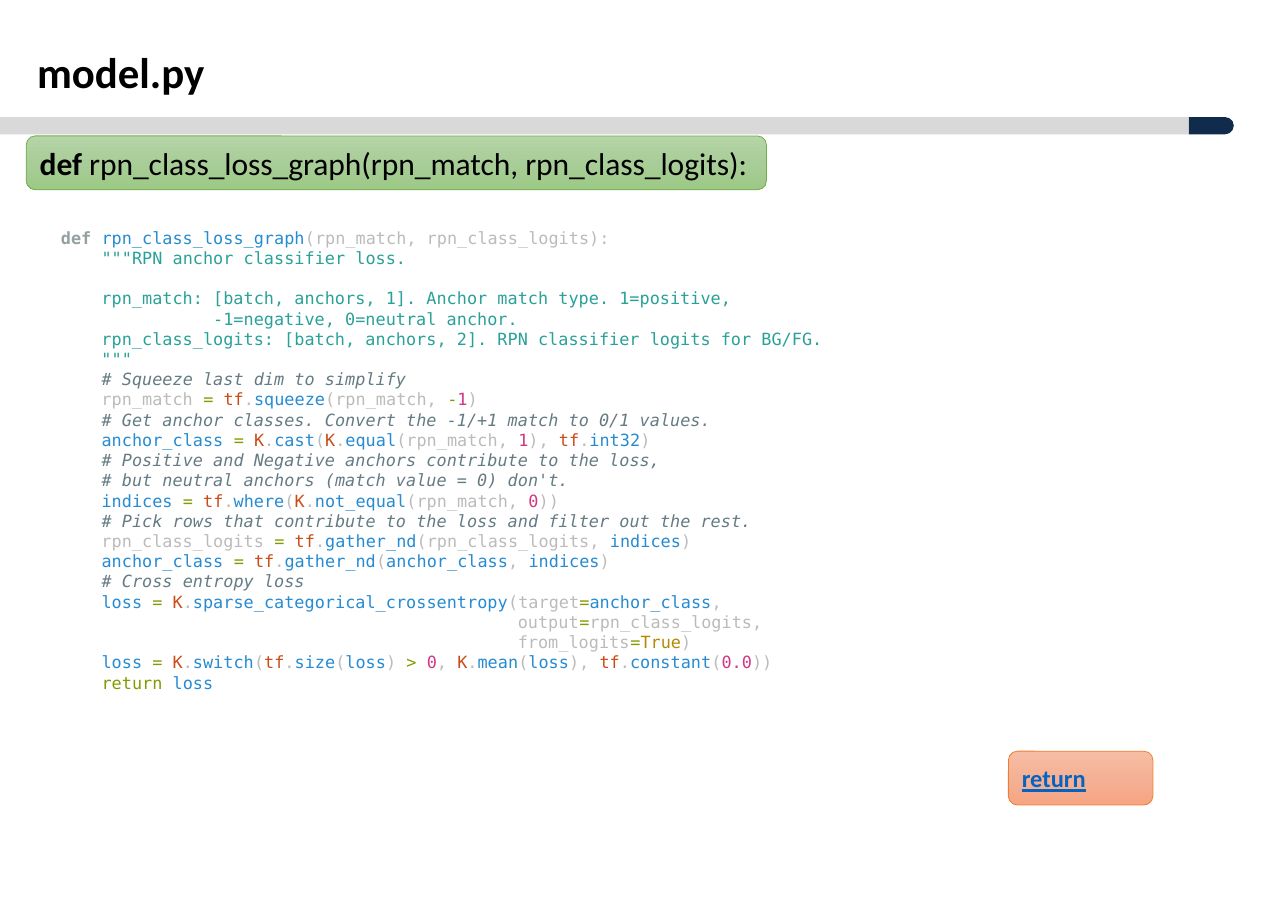
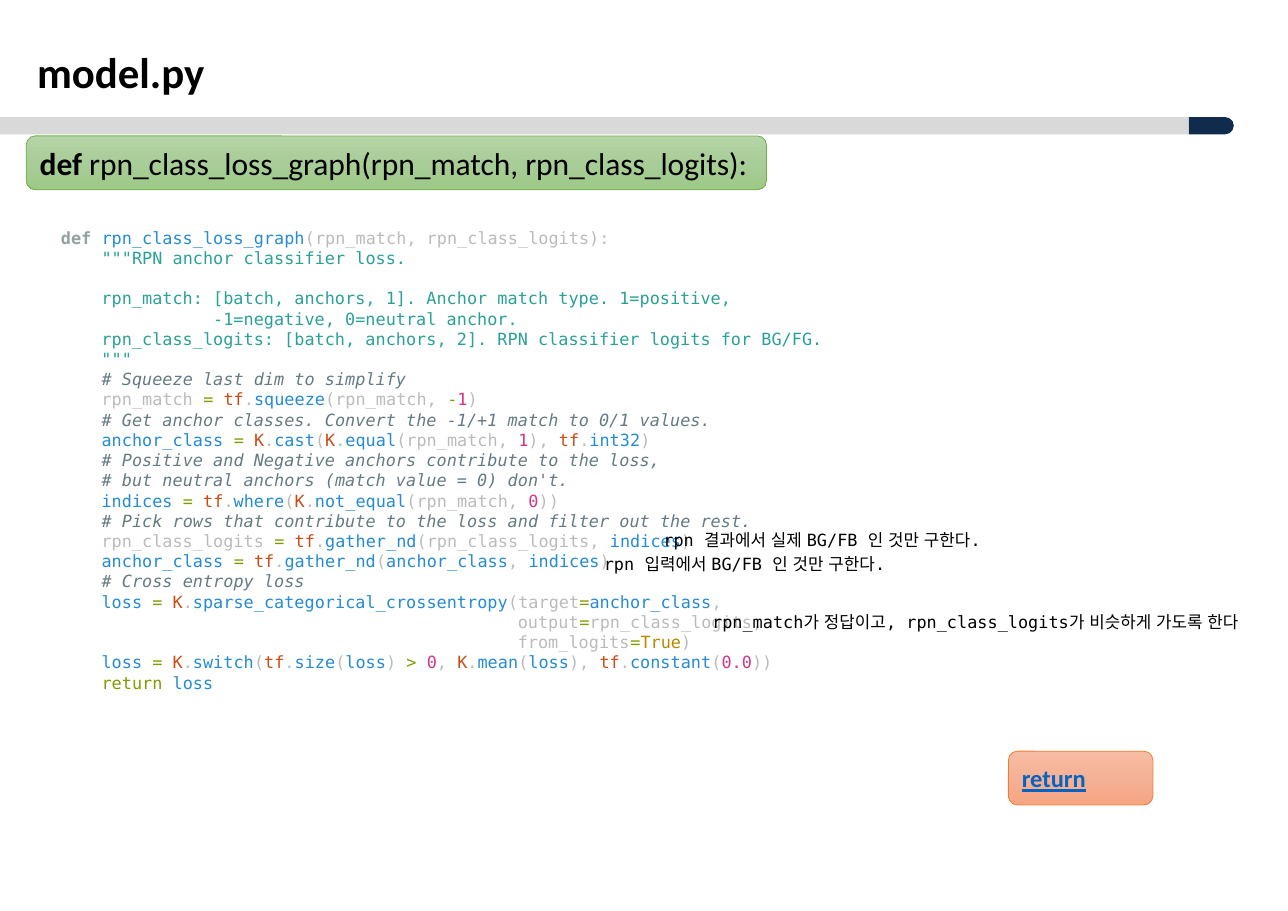
Before and after one commit to ksyoon70/Mask-RCNN-TF2, a slide deck: slide 14 of Masked-RCNN_분석_V1.0.pptx. Drawn at 1288x911 pixels with LibreOffice and Linux fonts; fonts in the diff are those of the drawing; background and template pictures are left out. Boxes give left, top, right and bottom in pixels: in the first picture for what was removed or moved away, otherwise in the second. Text is boxed around its words. In the diff, an @@ line names an element or a change of style, - is before the commit and + after.

```diff
--- a/Masked-RCNN_분석_V1.0.pptx
+++ b/Masked-RCNN_분석_V1.0.pptx
@@ text added at bbox=[663, 532, 981, 550], 11 pt, text #000000 @@
+rpn 결과에서 실제 BG/FB 인 것만 구한다.
@@ text added at bbox=[604, 556, 885, 574], 11 pt, text #000000 @@
+rpn 입력에서 BG/FB 인 것만 구한다.
@@ text added at bbox=[712, 614, 1238, 632], 11 pt, text #000000 @@
+rpn_match가 정답이고, rpn_class_logits가 비슷하게 가도록 한다
```
Also in this commit, not shown: 2 other slides changed, 8 slides added, 1 slide removed, 2 other files.
